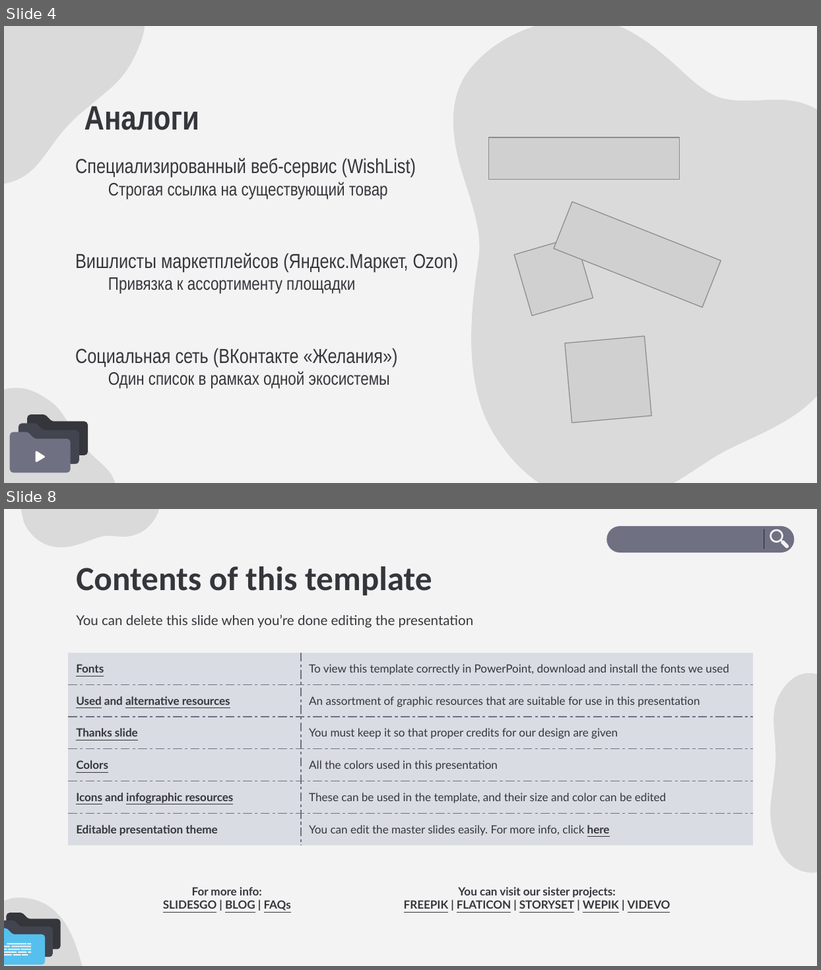
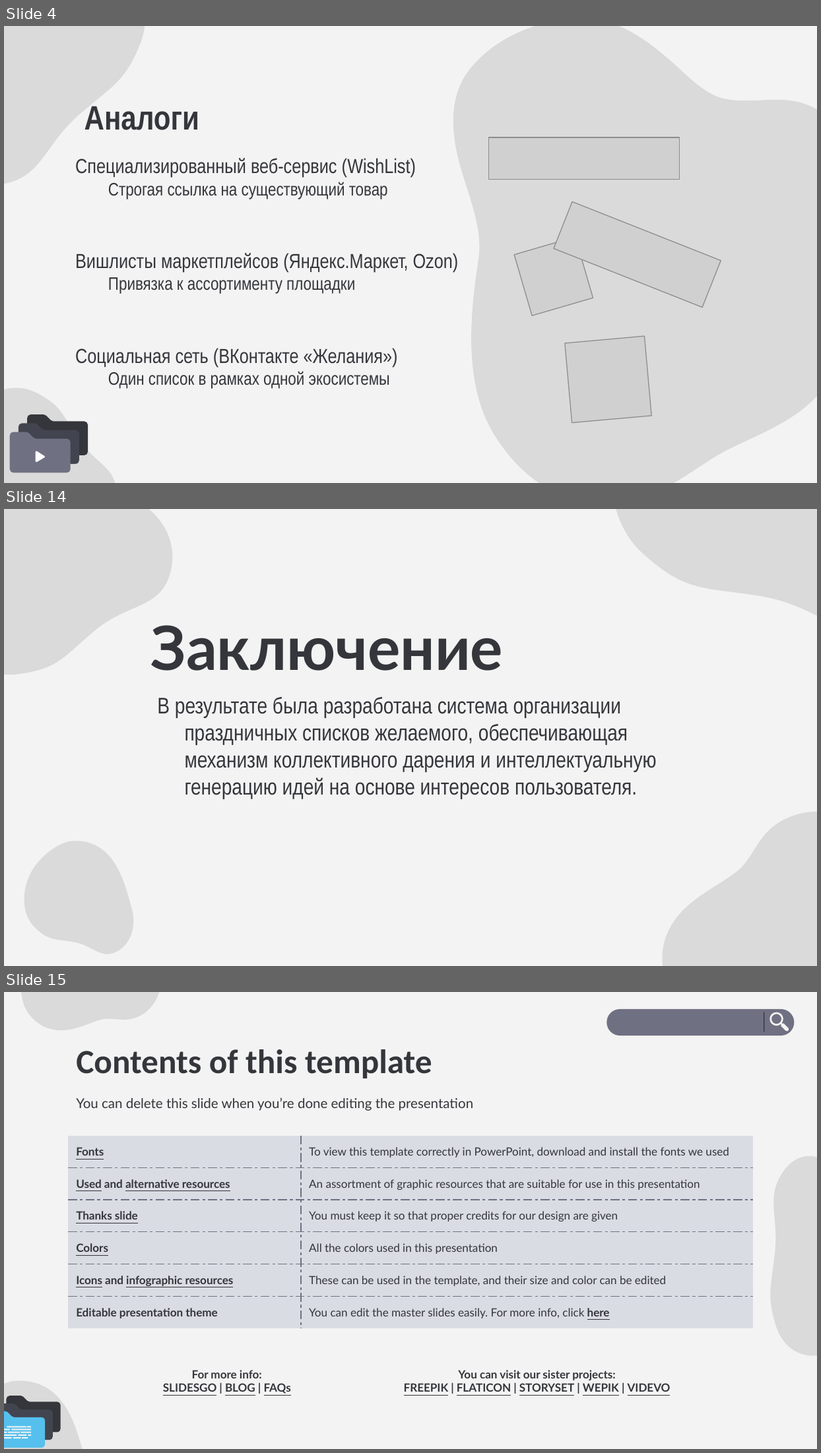
Before and after one commit to NNkGame/Diploma, a slide deck: Docs/Предзащита/Презентация Шарунов РД.pptx. Shown one above the other, each under a label of ours: slides 4 and 8 before the commit, slides 4, 14 and 15 after it; the slides between them are not shown. The pictures are 821x970 and 821x1453 pixels, drawn with LibreOffice and Linux fonts; fonts in the diff are those of the drawing; grey boxes stand for pictures. Boxes give left, top, right and bottom in pixels: in the first picture for what was removed or moved away, otherwise in the second. Text is boxed around its words. In the diff, an @@ line names an element or a change of style, - is before the commit and + after.

```diff
--- a/Docs/Предзащита/Презентация Шарунов РД.pptx
+++ b/Docs/Предзащита/Презентация Шарунов РД.pptx
@@ slide 14 added at (4,509,817,966), background #F3F3F3 @@
@@ freeform shape added at (4,509,202,727), fill #000000 at 10% opacity @@
@@ freeform shape added at (580,509,817,641), fill #000000 at 10% opacity @@
@@ title added at (151,625,503,671), 54 pt, text #35363B, bold @@
+Заключение
@@ subtitle added at (157,697,656,799), 20 pt, text #35363B @@
+В результате была разработана система организации праздничных списков желаемого, обеспечивающая механизм коллективного дарения и интеллектуальную генерацию идей на основе интересов пользователя.
@@ rectangle added at (168,792,660,923), fill #F3F3F3, outline #F3F3F3 2 pt @@
@@ freeform shape added at (652,786,817,966), fill #000000 at 10% opacity @@
@@ freeform shape added at (13,834,148,958), fill #000000 at 10% opacity @@
@@ what was slide 8 is now slide 15 @@
```
Also in this commit, not shown: 6 other slides added, 35 other files.
